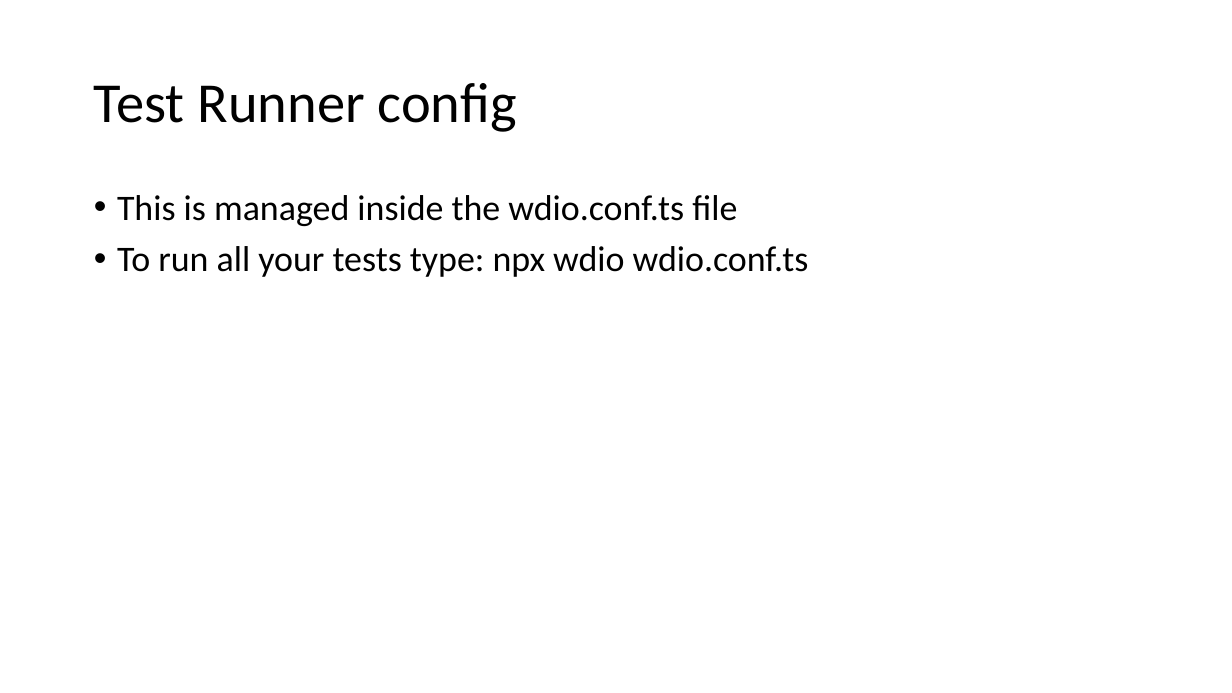
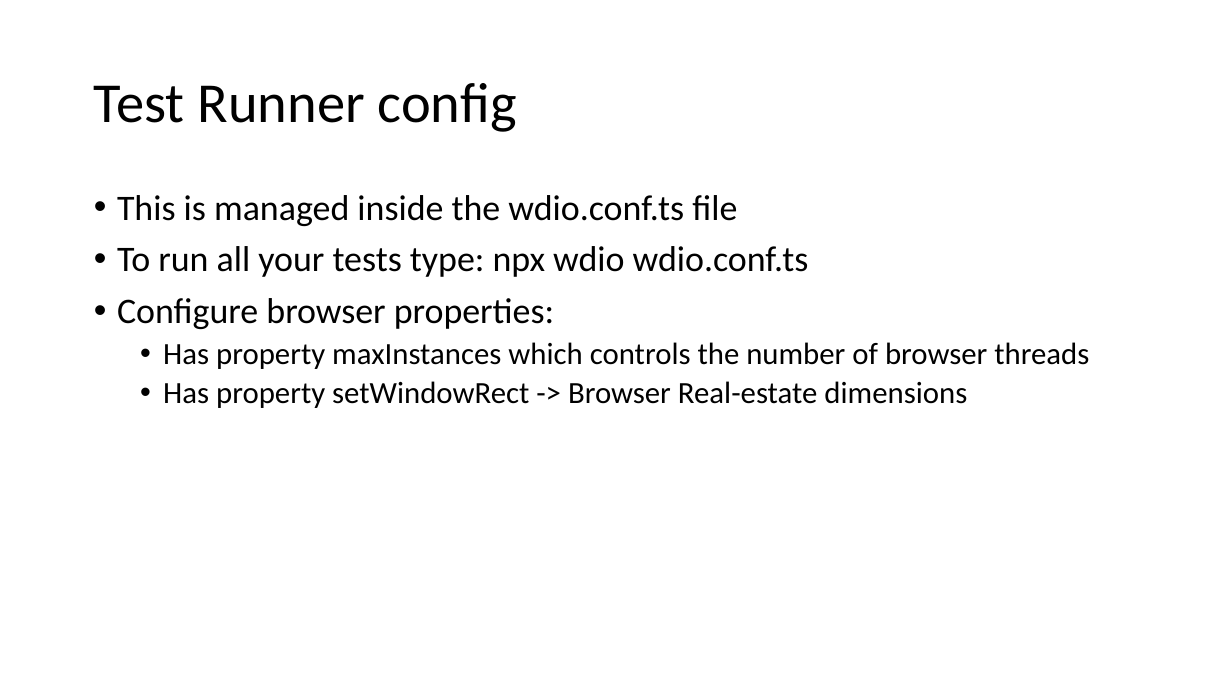
Before and after one commit to mraphael2101/webdriverio_typescript_cucumber, a slide deck: slide 11 of WDIO.pptx. Drawn at 1232x693 pixels with LibreOffice and Linux fonts; fonts in the diff are those of the drawing. Boxes give left, top, right and bottom in pixels: in the first picture for what was removed or moved away, otherwise in the second. Text is boxed around its words. In the diff, an @@ line names an element or a change of style, - is before the commit and + after.

Commit message:
WIP

```diff
--- a/WDIO.pptx
+++ b/WDIO.pptx
@@ text at [117,298,1089,408]: paragraphs added @@
+• Configure browser properties:
+  • Has property maxInstances which controls the number of browser threads
+  • Has property setWindowRect -> Browser Real-estate dimensions
```
Also in this commit, not shown: 1 slide added.
